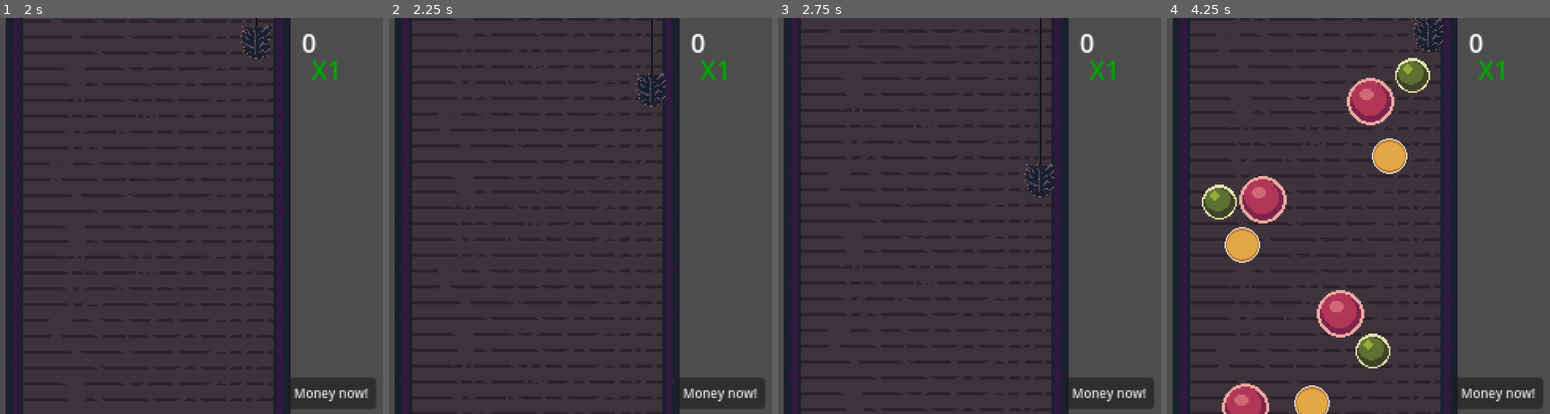
Above: before the commit, frames 1-4 (left to right).
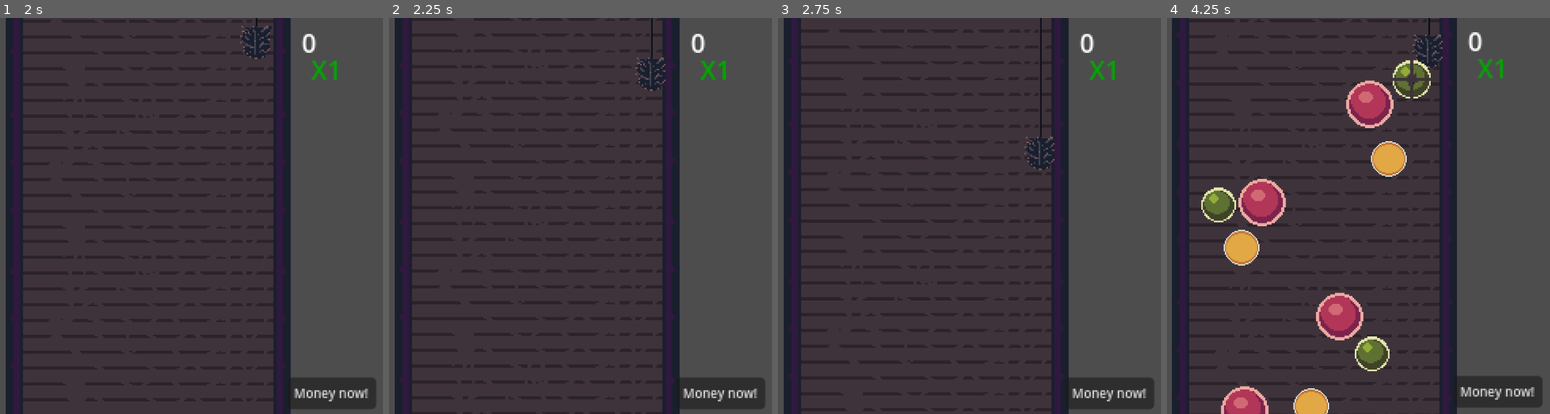
Above: after the commit, the same moments.

Repository: Ytlander/chimney-of-riches
Game: Godot game, scene res://Scenes/main.tscn
Same seed, same stepped clock (60 frames per second), same inputs: the game is played once before the commit and once after it. Sound files missing from this copy of the repository are replaced by a short silence.
Inputs:
- Up to frame 1 (2 s): click "Start" at 0.5 s; hold D (right) from 1.28 s (still down)
- Up to frame 2 (2.25 s): release D (right) at 2.03 s; hold S (down) from 2.03 s (still down)
- Up to frame 3 (2.75 s): keep holding S (down)
- Up to frame 4 (4.25 s): release S (down) at 2.78 s; hold D (right) 2.78-3.53 s; hold W (up) from 3.53 s (still down)

Frame 1 is identical in both runs. In frame 2, 0.4% of the frame differs, in the area x 64-73%, y 9-23%; in frame 3, 0.7%; in frame 4, 5.6%, in the area x 1-99%, y 0-100%.

Commit message:
refactor simplify velocity

Diff:
--- a/scripts/player_controller.gd
+++ b/scripts/player_controller.gd
@@ -9,10 +9,9 @@
 	# Get the input direction and handle the movement/deceleration.
 	var direction = Vector2(Input.get_axis("left", "right"), Input.get_axis("up", "down")).normalized()
 
-	velocity = direction
 	velocity.y *= 1.5
 
-	velocity *= speed
+	velocity = direction * speed
 
 	move_and_slide()
 
